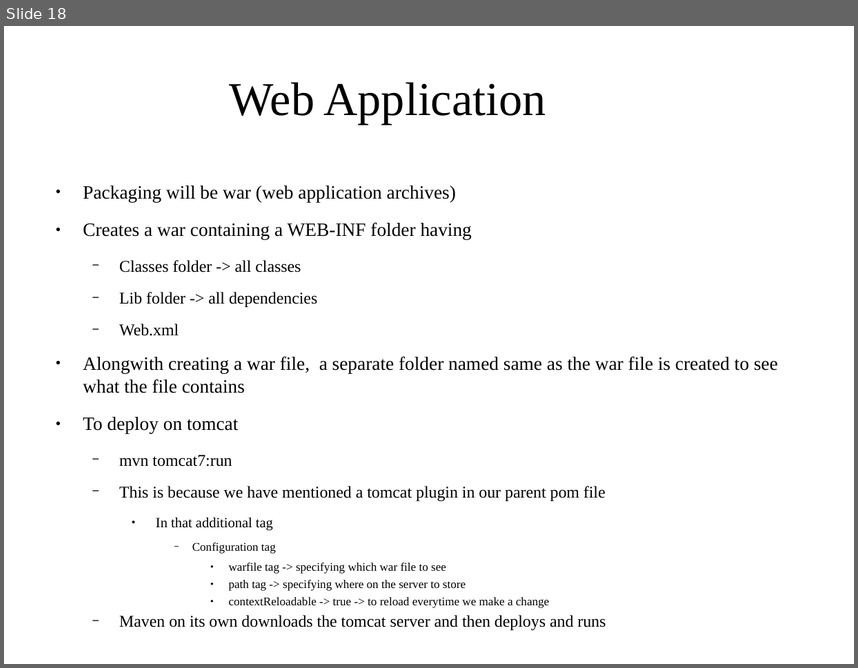
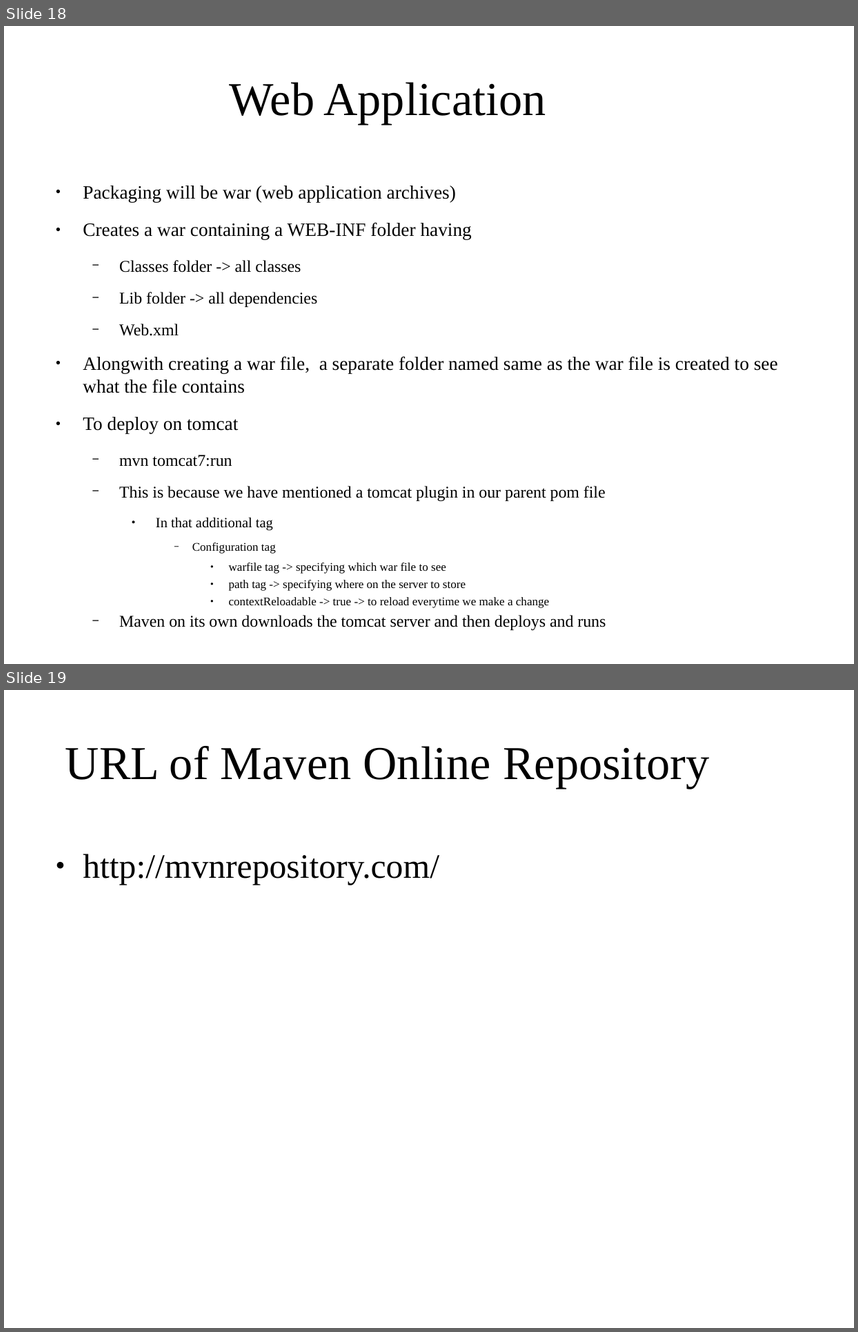
Before and after one commit to shikha-desai/Internship_PreWork, a slide deck: Maven/Maven_Notes.odp. Shown one above the other, each under a label of ours: slide 18 before the commit, slides 18 and 19 after it. The pictures are 858x668 and 858x1332 pixels, drawn with LibreOffice and Linux fonts; fonts in the diff are those of the drawing; background and template pictures are left out. Boxes give left, top, right and bottom in pixels: in the first picture for what was removed or moved away, otherwise in the second. Text is boxed around its words. In the diff, an @@ line names an element or a change of style, - is before the commit and + after.

```diff
--- a/Maven/Maven_Notes.odp
+++ b/Maven/Maven_Notes.odp
@@ slide 19 added at <box>4,690,854,1328</box>, background picture (left out) @@
@@ title added at <box>65,746,709,789</box>, 44 pt, text #000000 @@
+URL of Maven Online Repository
@@ text added at <box>83,854,439,885</box>, 32 pt, text #000000 @@
+● http://mvnrepository.com/
```
Also in this commit, not shown: 5 other files.
